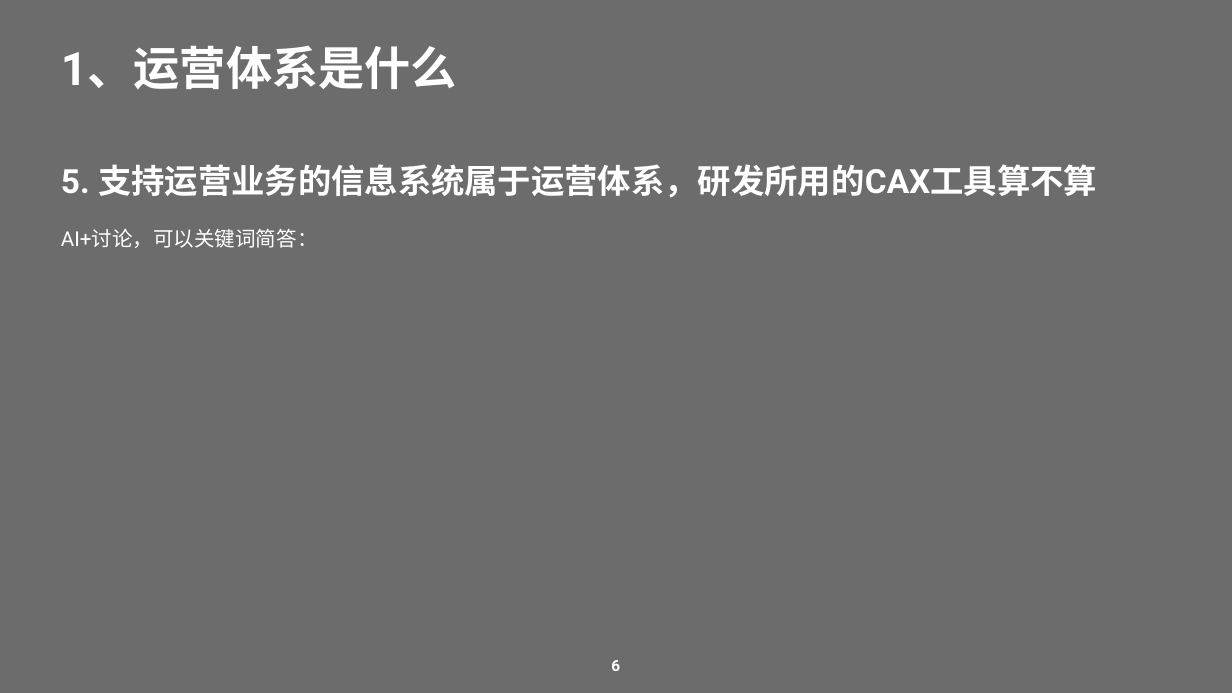
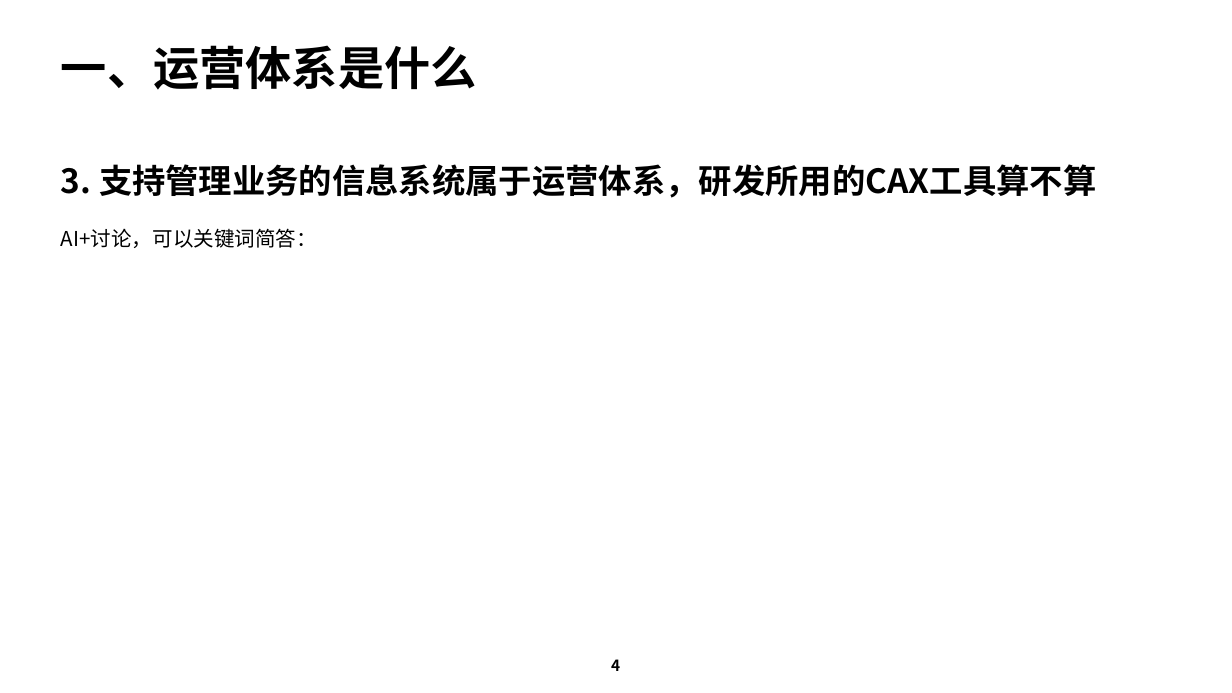
Before and after one commit to Yongjunzhou/AOS-system-design, a slide deck: slide 4 of 50-research/流程工程师培训/01-运营体系正向设计基础概念-答题.pptx (slide 6 before the commit). Drawn at 1232x693 pixels with LibreOffice and Linux fonts; fonts in the diff are those of the drawing. Boxes give left, top, right and bottom in pixels: in the first picture for what was removed or moved away, otherwise in the second. Text is boxed around its words. In the diff, an @@ line names an element or a change of style, - is before the commit and + after.

```diff
--- a/50-research/流程工程师培训/01-运营体系正向设计基础概念-答题.pptx
+++ b/50-research/流程工程师培训/01-运营体系正向设计基础概念-答题.pptx
@@ background #6C6C6C to #FFFFFF @@
@@ text at bbox=[61, 45, 477, 90]: text changed; font Roboto to Noto Sans CJK SC; text colour #FFFFFF to #000000 @@
-1、运营体系是什么
+一、运营体系是什么
@@ text at bbox=[61, 164, 1097, 198]: text changed; font Roboto to Noto Sans CJK SC; text colour #FFFFFF to #000000 @@
-5. 支持运营业务的信息系统属于运营体系，研发所用的CAX工具算不算
+3. 支持管理业务的信息系统属于运营体系，研发所用的CAX工具算不算
@@ text at bbox=[61, 228, 317, 248]: font Roboto to Noto Sans CJK SC, text colour #FFFFFF to #000000 in "AI+讨论，可以关键词简答：" @@
@@ text at bbox=[611, 659, 620, 671]: text changed; font Roboto to Noto Sans CJK SC; text colour #FFFFFF to #000000 @@
-6
+4
```
Also in this commit, not shown: 50 other slides changed, 9 other files.
